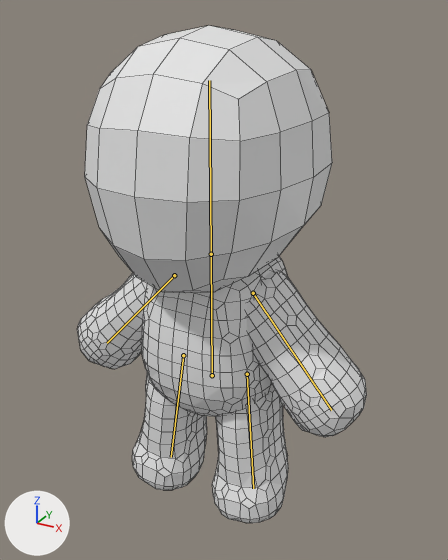
A saved change to the Blender file blender/character.blend.
Rendered twice from a 50 mm camera at (2.05, -3.54, 3.72) aimed at (0.05, 0.09, 1.9). Arrows for +X, +Y and +Z are at lower left; the lights stay in place. The bones that bend it are drawn over the model as lines. Mesh edges are drawn as thin lines.
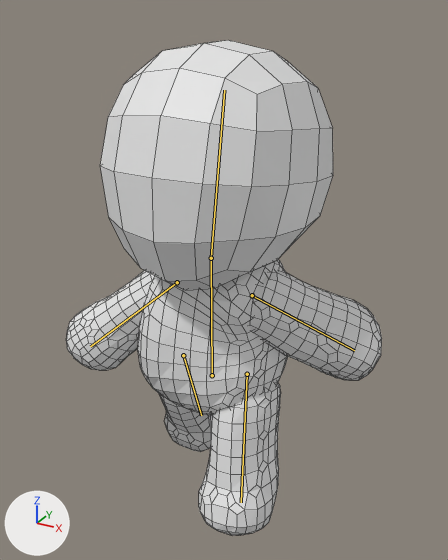
The newer file adds an action. The first version stands in its rest pose; the second is drawn at frame 60 of the action 'Walk'.

Pixel boxes [x1, y1, x2, y2] of what changed, in the pictures (448 x 560 px):
'Cube.004', posed (6% shorter)
    before: [85, 26, 332, 293]
    after: [100, 40, 333, 290]
'Cube.007', posed (9% wider, 34% shorter)
    before: [77, 270, 367, 437]
    after: [66, 270, 382, 380]
'Cube.006', posed
    before: [132, 373, 288, 523]
    after: [159, 383, 281, 536]
'Cube.005', posed
    before: [142, 256, 287, 416]
    after: [138, 260, 288, 414]
bone 'Bone', root to tip
    before: (212, 375) to (211, 254)
    after: (212, 375) to (211, 258)
bone 'Bone.001', root to tip
    before: (211, 254) to (209, 80)
    after: (211, 258) to (224, 90)
bone 'Bone.002', root to tip
    before: (183, 355) to (171, 457)
    after: (183, 355) to (201, 415)
bone 'Bone.005', root to tip
    before: (247, 374) to (253, 488)
    after: (247, 374) to (241, 502)
bone 'Bone.003', root to tip
    before: (174, 275) to (107, 343)
    after: (177, 282) to (90, 346)
bone 'Bone.004', root to tip
    before: (253, 293) to (331, 410)
    after: (252, 295) to (354, 350)

What the commit changed:
Bone 'Bone' (bone_bone) is rescaled from (1.0, 1.0, 1.0) to (0.97, 0.97, 0.97).
Bone 'Bone.001' (bone_bone_001) turns from (0, 0, 0) to (-10, 2, 0) degrees about its own x, y and z.
Bone 'Bone.002' (bone_bone_002) turns from (0, 0, 0) to (-30, -3, 1) degrees about its own x, y and z.
Bone 'Bone.005' (bone_bone_005) turns from (0, 0, 0) to (13, -1, 0) degrees about its own x, y and z.
Bone 'Bone.003' (bone_bone_003) moves from (0.0, 0.0, 0.0) to (-0.051, 0.024, -0.004).
Bone 'Bone.003' (bone_bone_003) turns from (0, 0, 0) to (24, 20, 4) degrees about its own x, y and z.
Bone 'Bone.003' (bone_bone_003) is rescaled from (1.0, 1.0, 1.0) to (0.89, 0.89, 0.89).
Bone 'Bone.004' (bone_bone_004) moves from (0.0, 0.0, 0.0) to (0.022, 0.01, -0.002).
Bone 'Bone.004' (bone_bone_004) turns from (0, 0, 0) to (-40, 30, -11) degrees about its own x, y and z.
Bone 'Bone.004' (bone_bone_004) is rescaled from (1.0, 1.0, 1.0) to (0.97, 0.97, 0.97).
